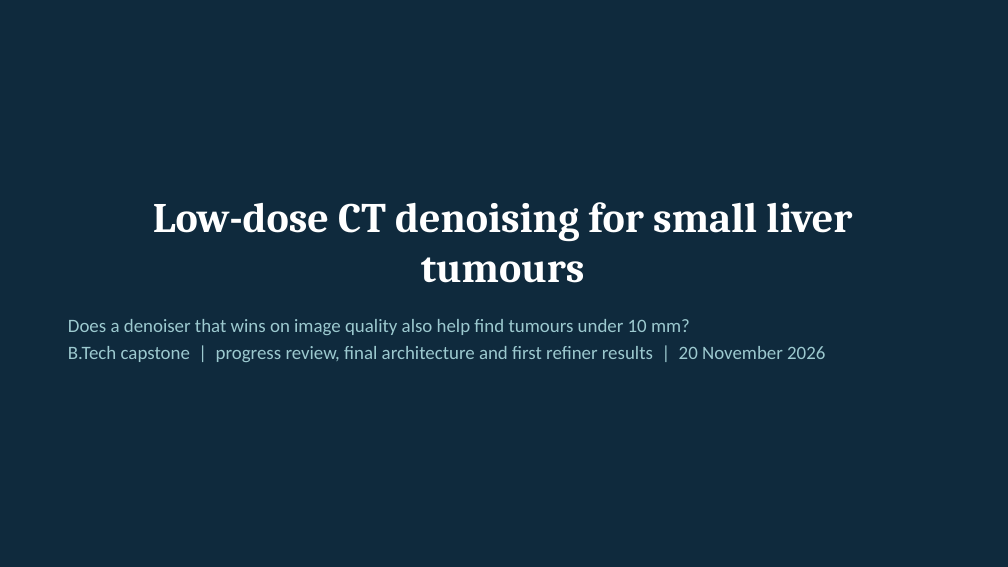
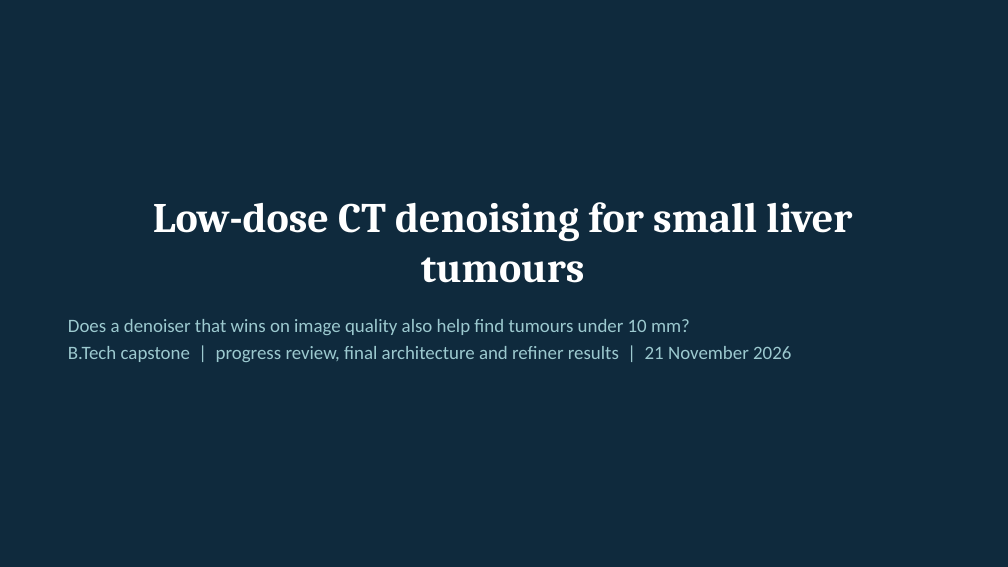
Before and after one commit to Vaideesh-k/ldct-bench, a slide deck: slide 1 of docs/report/LDCT_Refiner_Results.pptx. Drawn at 1008x567 pixels with LibreOffice and Linux fonts; fonts in the diff are those of the drawing. Boxes give left, top, right and bottom in pixels: in the first picture for what was removed or moved away, otherwise in the second. Text is boxed around its words. In the diff, an @@ line names an element or a change of style, - is before the commit and + after.

```diff
--- a/docs/report/LDCT_Refiner_Results.pptx
+++ b/docs/report/LDCT_Refiner_Results.pptx
@@ text at [68, 346, 791, 362]: text changed @@
-B.Tech capstone | progress review, final architecture and first refiner results | 20 November 2026
+B.Tech capstone | progress review, final architecture and refiner results | 21 November 2026
```
Also in this commit, not shown: 24 other slides changed, 2 slides added, 55 other files.
